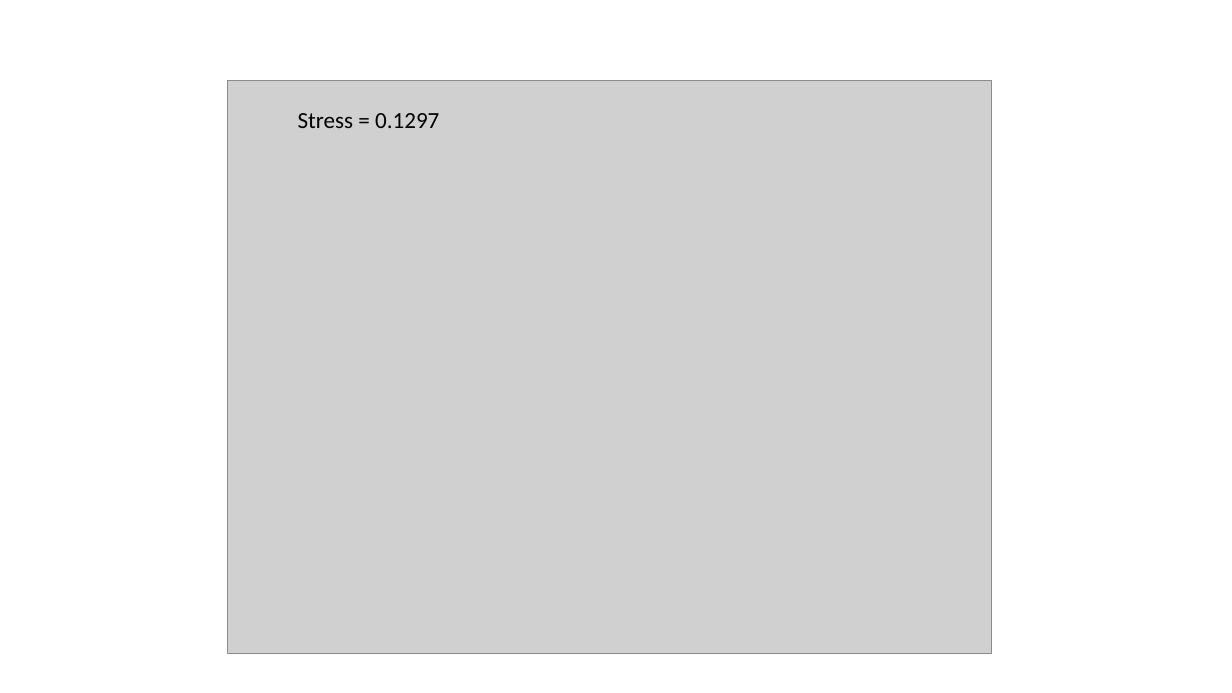
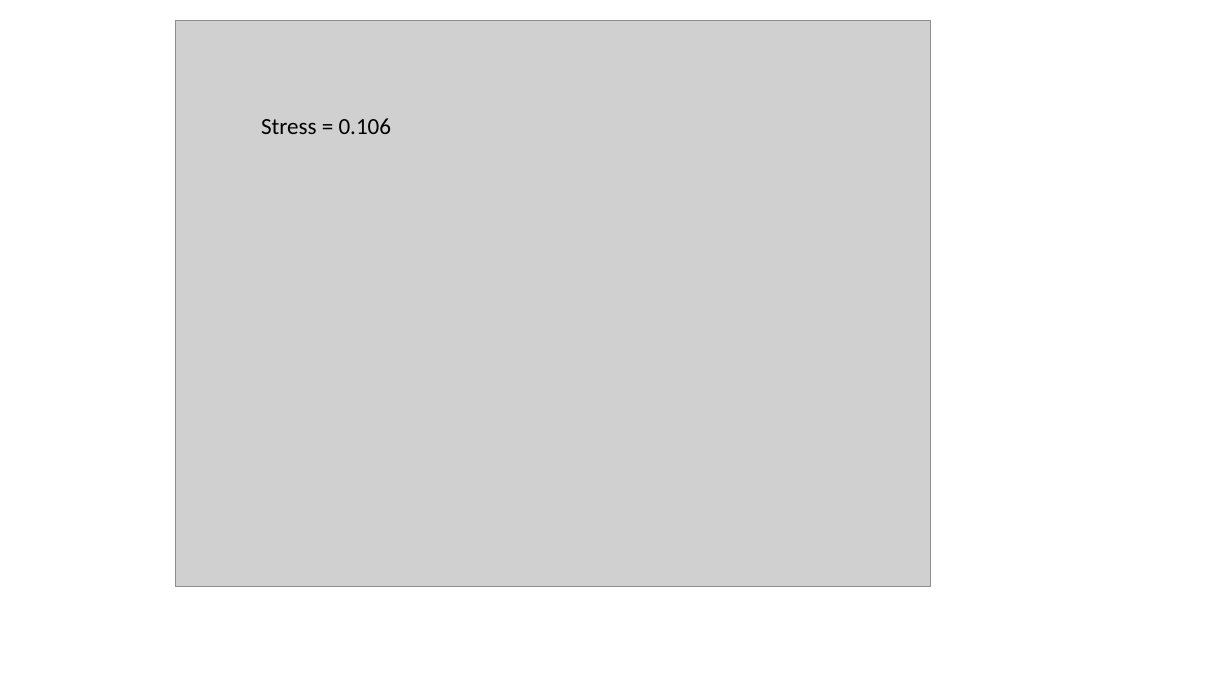
Before and after one commit to Nosa-Osawe/Ticks, a slide deck: slide 3 of Notes & Figures/Figures.pptx. Drawn at 1232x693 pixels with LibreOffice and Linux fonts; fonts in the diff are those of the drawing; grey boxes stand for pictures. Boxes give left, top, right and bottom in pixels: in the first picture for what was removed or moved away, otherwise in the second. Text is boxed around its words. In the diff, an @@ line names an element or a change of style, - is before the commit and + after.

```diff
--- a/Notes & Figures/Figures.pptx
+++ b/Notes & Figures/Figures.pptx
@@ picture: place and size @@
-picture at (227, 80, 992, 653)
+picture at (176, 20, 931, 587)
@@ text at (261, 118, 392, 134): text changed @@
-Stress = 0.1297
+Stress = 0.106
```
Also in this commit, not shown: 1 other slide changed, 16 other files.
